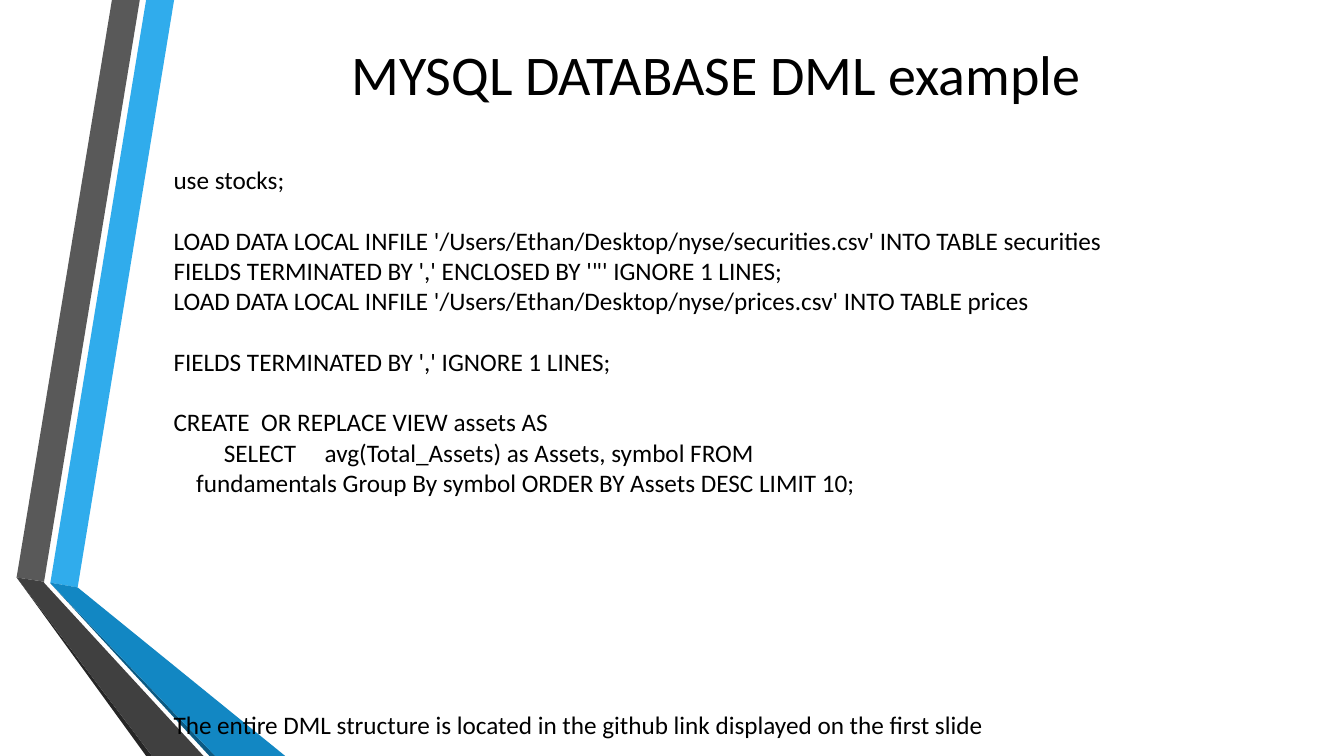
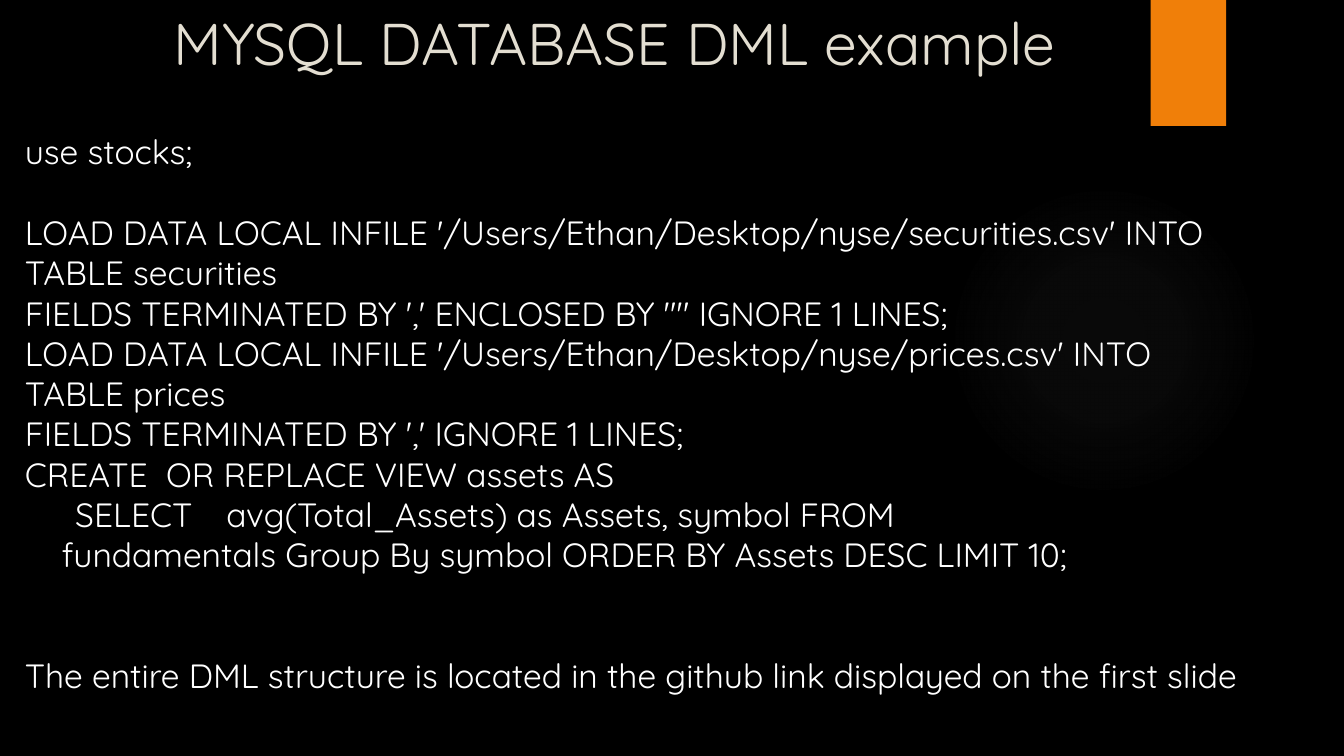
Before and after one commit to DSSMU/MSDS7330_Project, a slide deck: slide 8 of NYSE Analysis With MySQL.pptx. Drawn at 1344x756 pixels with LibreOffice and Linux fonts; fonts in the diff are those of the drawing; background and template pictures are left out. Boxes give left, top, right and bottom in pixels: in the first picture for what was removed or moved away, otherwise in the second. Text is boxed around its words. In the diff, an @@ line names an element or a change of style, - is before the commit and + after.

```diff
--- a/NYSE Analysis With MySQL.pptx
+++ b/NYSE Analysis With MySQL.pptx
@@ title "MYSQL DATABASE DML example" at (x1=174, y1=21, x2=1056, y2=77): size 40 to 42 pt, font Calibri to Quicksand, text colour #000000 to #E3DED1; alignment centre to left; vertical alignment middle to top @@
@@ rectangle added at (x1=1150, y1=0, x2=1226, y2=126), fill #F07F09 @@
@@ text "use stocks;" moved from (x1=174, y1=171, x2=1101, y2=740) to (x1=25, y1=139, x2=1237, y2=695) @@
@@ text "use stocks;" at (x1=25, y1=139, x2=1237, y2=695): size 18 to 24 pt, font Calibri to Quicksand, text colour #000000 to #FFFFFF @@
@@ ellipse added at (x1=949, y1=185, x2=1259, y2=495), fill gradient #848484 @@
@@ group removed at (x1=16, y1=0, x2=285, y2=756): 6 freeform shapes @@
```
Also in this commit, not shown: 8 other slides changed, 8 slides added.
